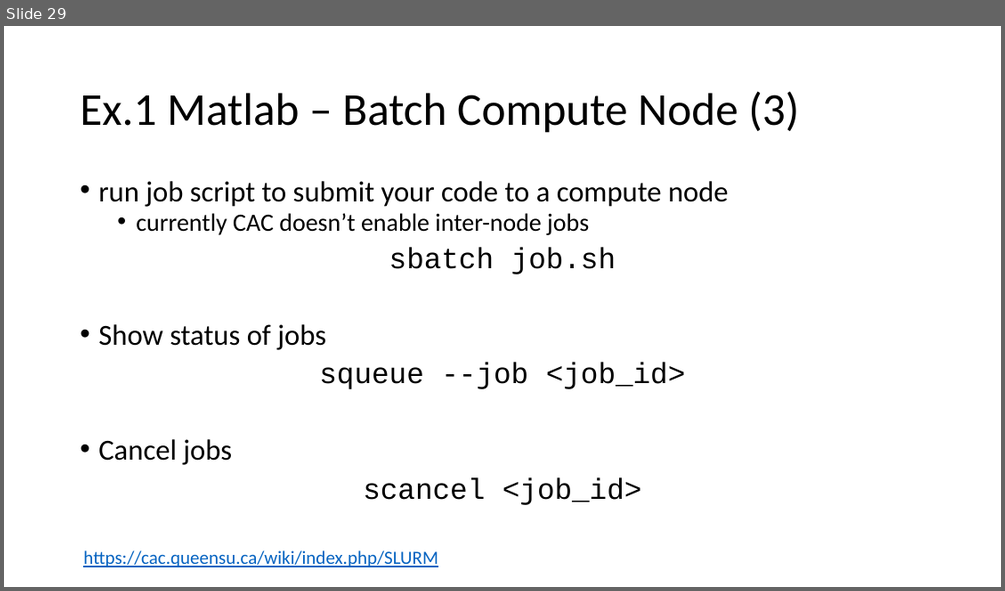
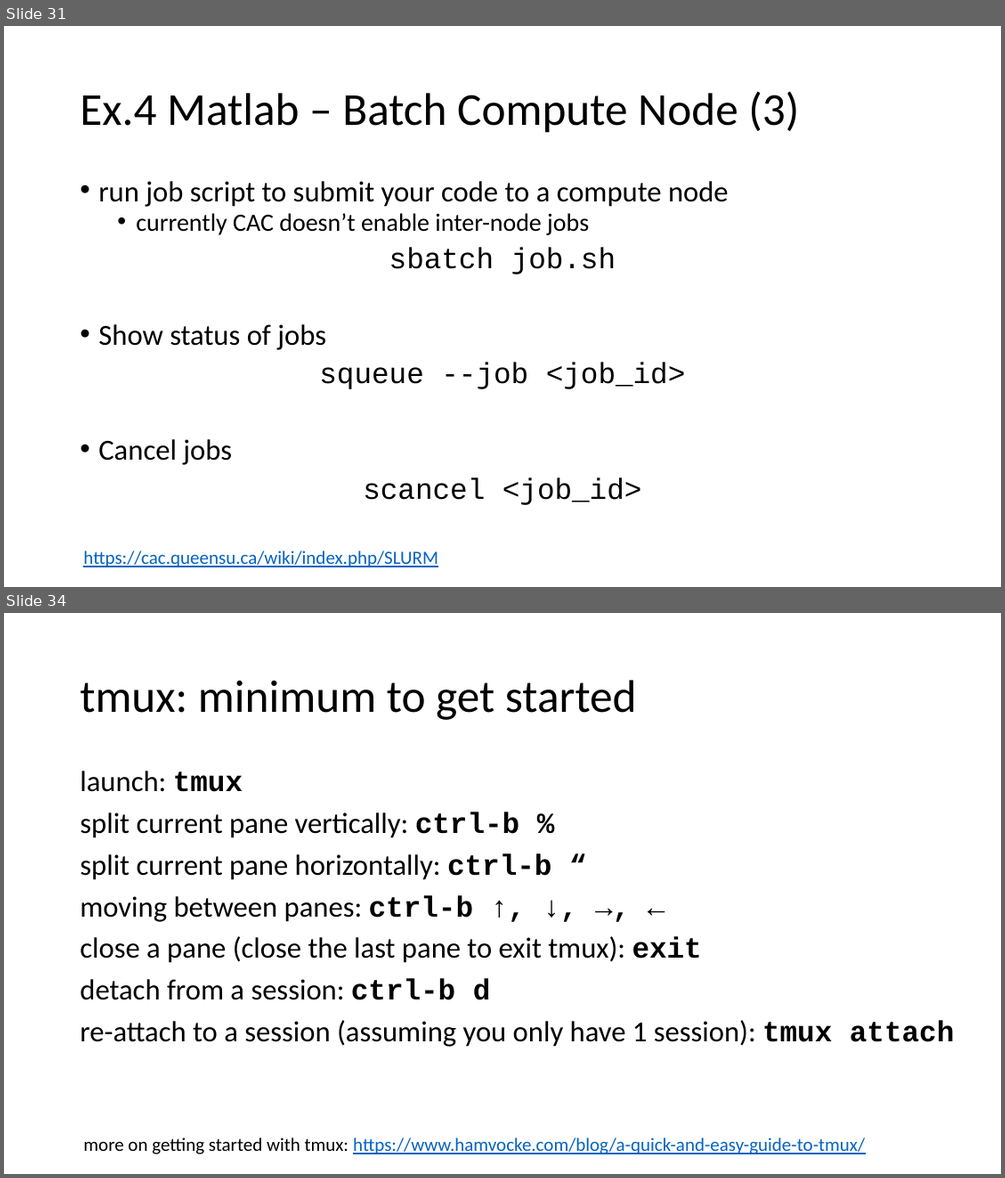
Before and after one commit to tdmdal/rrn-workshop, a slide deck: rrn_intro.pptx. Shown one above the other, each under a label of ours: slide 29 before the commit, slides 31 and 34 after it; the slides between them are not shown. The pictures are 1005x591 and 1005x1178 pixels, drawn with LibreOffice and Linux fonts; fonts in the diff are those of the drawing. Boxes give left, top, right and bottom in pixels: in the first picture for what was removed or moved away, otherwise in the second. Text is boxed around its words. In the diff, an @@ line names an element or a change of style, - is before the commit and + after.

```diff
--- a/rrn_intro.pptx
+++ b/rrn_intro.pptx
@@ slide 34 added at (4,613,1001,1174), background #FFFFFF @@
@@ title added at (80,680,637,720), 44 pt, text #000000 @@
+tmux: minimum to get started
@@ text added at (80,771,954,1046), 28 pt, text #000000 @@
+launch: tmux
+split current pane vertically: ctrl-b %
+split current pane horizontally: ctrl-b “
+moving between panes: ctrl-b ↑, ↓, →, ←
+close a pane (close the last pane to exit tmux): exit
+detach from a session: ctrl-b d
+re-attach to a session (assuming you only have 1 session): tmux attach
@@ text added at (83,1137,865,1154), 18 pt, text #0563C1, underline @@
+more on getting started with tmux: https://www.hamvocke.com/blog/a-quick-and-easy-guide-to-tmux/
@@ what was slide 29 is now slide 31 @@
@@ slide 31 changed as well @@
@@ title at (80,91,799,133): text changed @@
-Ex.1 Matlab – Batch Compute Node (3)
+Ex.4 Matlab – Batch Compute Node (3)
```
Also in this commit, not shown: 15 other slides changed, 5 other slides added, 2 other files.
